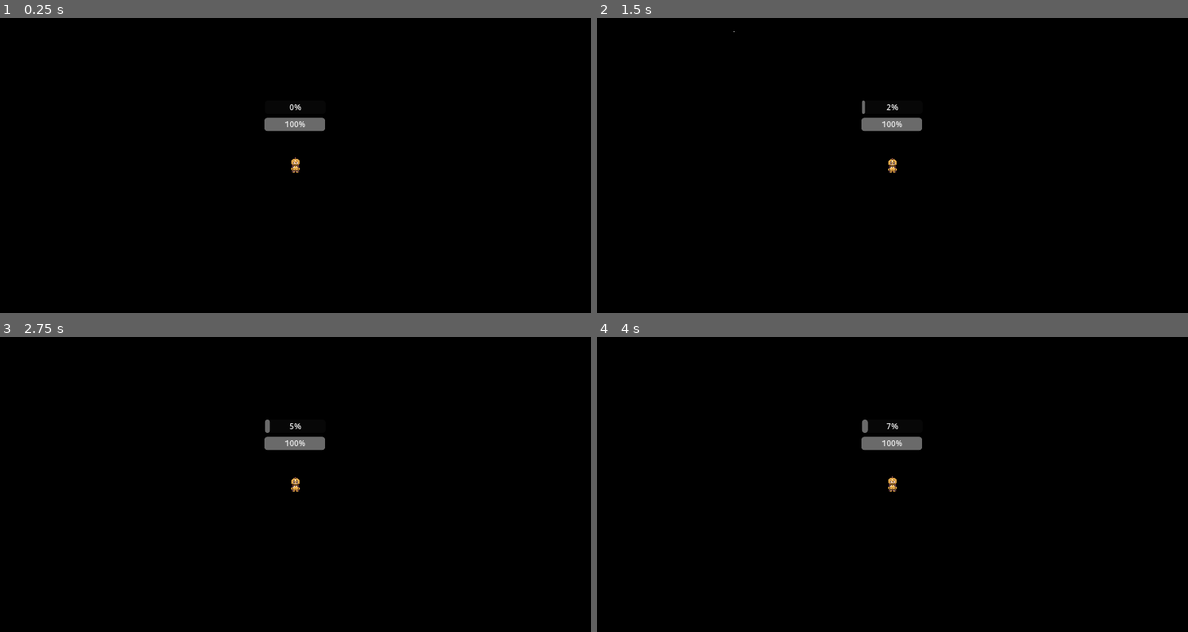
Above: before the commit, frames 1-4 (two rows, left to right).
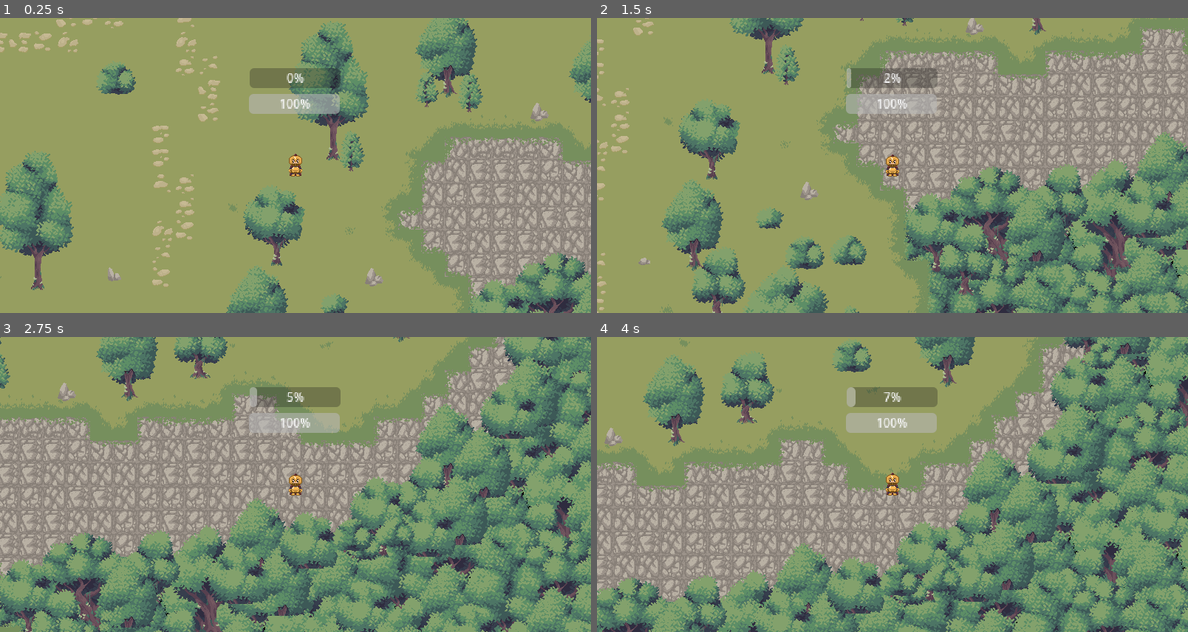
Above: after the commit, the same moments.

Repository: Valentino-02/GMTK-JamGame
Game: Godot game, scene res://src/mainGame/MainGame.tscn
Same seed, same stepped clock (60 frames per second), same inputs: the game is played once before the commit and once after it. This scene is started directly instead of the project's main scene. The engine's default icon, where the game draws it, is replaced by a stand-in: a white triangle on a blue panel in a dark square.
Inputs (mouse positions are in pixels of both pictures, inside the frame that each line leads up to):
- Up to frame 1 (0.25 s): no input
- Up to frame 2 (1.5 s): tap Enter at 0.5 s; move the mouse to (1022, 150) at 0.52 s; tap I at 0.6 s; click (1022, 150) at 0.67 s; drag from (774, 180) to (862, 224) at 1.27 s
- Up to frame 3 (2.75 s): move the mouse to (354, 419) at 2.02 s; tap I at 2.1 s; click (354, 419) at 2.17 s
- Up to frame 4 (4 s): drag from (862, 543) to (715, 440) at 2.77 s; tap Space at 3.5 s; move the mouse to (1069, 528) at 3.52 s; tap I at 3.6 s; click (1069, 528) at 3.67 s

The runs differ from the first frame. In frame 1, 100% of the frame differs, in the area x 0-100%, y 0-100%; in frame 2, 100%; in frame 3, 100%; in frame 4, 100%.
Error in both runs: Invalid access to property or key 'nextMonolog' on a base object of type 'Nil'. (res://src/UI/Monolog.gd:13)

Commit message:
Added Map

Diff:
--- a/src/mainGame/MainGame.gd
+++ b/src/mainGame/MainGame.gd
@@ -93,3 +93,7 @@
 
 func _reset_game():
 	reset_game.emit()
+
+func change_background(index:String):
+	$Map/Backdrop.texture = load("res://assets/mapGMTK/Stage"+index+".png")
+	$Map/Map.texture = load("res://assets/mapGMTK/Level_"+index+".png")
--- a/src/mainGame/MainGame.tscn
+++ b/src/mainGame/MainGame.tscn
@@ -1,8 +1,11 @@
-[gd_scene load_steps=13 format=3 uid="uid://cy6rfg8vo74ya"]
+[gd_scene load_steps=17 format=3 uid="uid://b8mv2j67p6v1o"]
 
 [ext_resource type="Script" path="res://src/mainGame/MainGame.gd" id="1_umqn8"]
 [ext_resource type="PackedScene" uid="uid://caf56my2j70l6" path="res://src/mainGame/artist/Artist.tscn" id="2_2kxur"]
+[ext_resource type="Texture2D" uid="uid://ckdpwiqqpgkx4" path="res://assets/mapGMTK/Stage1.png" id="3_h5nlv"]
+[ext_resource type="Texture2D" uid="uid://d2rx5vbocmw30" path="res://assets/mapGMTK/Level_1.png" id="4_d21n8"]
 [ext_resource type="PackedScene" uid="uid://c7lm71kklyqd6" path="res://src/UI/Monolog.tscn" id="4_mh4sv"]
+[ext_resource type="Texture2D" uid="uid://btpb828a8bpwo" path="res://assets/mapGMTK/Ground Tiles.png" id="5_1sctc"]
 [ext_resource type="PackedScene" uid="uid://drdr270irnb58" path="res://src/mainGame/entities/hero/Hero.tscn" id="5_4gx6o"]
 
 [sub_resource type="Animation" id="Animation_1xi56"]
@@ -373,7 +376,14 @@
 "RemoveEnding": SubResource("Animation_5kh7w")
 }
 
+[sub_resource type="TileSetAtlasSource" id="TileSetAtlasSource_dtf8s"]
+texture = ExtResource("5_1sctc")
+margins = Vector2i(16, 0)
+texture_region_size = Vector2i(128, 180)
+1:0/0 = 0
+
 [sub_resource type="TileSet" id="TileSet_hscs7"]
+sources/0 = SubResource("TileSetAtlasSource_dtf8s")
 
 [node name="MainGame" type="Node2D"]
 script = ExtResource("1_umqn8")
@@ -390,12 +400,20 @@
 
 [node name="Music" type="AudioStreamPlayer" parent="."]
 
+[node name="Map" type="Node2D" parent="."]
+
+[node name="Backdrop" type="Sprite2D" parent="Map"]
+texture = ExtResource("3_h5nlv")
+
+[node name="Map" type="Sprite2D" parent="Map"]
+texture = ExtResource("4_d21n8")
+
+[node name="BackgroundAssets" type="Node2D" parent="."]
+y_sort_enabled = true
+
 [node name="TileMap" type="TileMap" parent="."]
 tile_set = SubResource("TileSet_hscs7")
 format = 2
-
-[node name="BackgroundAssets" type="Node2D" parent="."]
-y_sort_enabled = true
 
 [node name="CanvasLayer" type="CanvasLayer" parent="."]
 
@@ -431,6 +449,4 @@
 mouse_filter = 2
 
 [node name="Hero" parent="." instance=ExtResource("5_4gx6o")]
-position = Vector2(78, 321)
-baseDefence = 0
-baseGold = 0
+position = Vector2(-1047, -211)
--- a/src/mainGame/entities/hero/Hero.tscn
+++ b/src/mainGame/entities/hero/Hero.tscn
@@ -271,6 +271,7 @@
 shape = SubResource("CircleShape2D_1qx4u")
 
 [node name="Camera2D" type="Camera2D" parent="."]
+zoom = Vector2(1.5, 1.5)
 
 [node name="GPUParticles2D" type="GPUParticles2D" parent="."]
 emitting = false
Binary file added: assets/mapGMTK/Ground Tiles.png
Not shown, added: assets/mapGMTK/Ground Tiles.png.import
Binary file added: assets/mapGMTK/Level_1.png
Not shown, added: assets/mapGMTK/Level_1.png.import
Binary file added: assets/mapGMTK/Level_12.png
Not shown, added: assets/mapGMTK/Level_12.png.import
Binary file added: assets/mapGMTK/Level_2.png
Not shown, added: assets/mapGMTK/Level_2.png.import
Binary file added: assets/mapGMTK/Level_23.png
Not shown, added: assets/mapGMTK/Level_23.png.import
Binary file added: assets/mapGMTK/Level_3.png
Not shown, added: assets/mapGMTK/Level_3.png.import
(and 4 more such lines)
